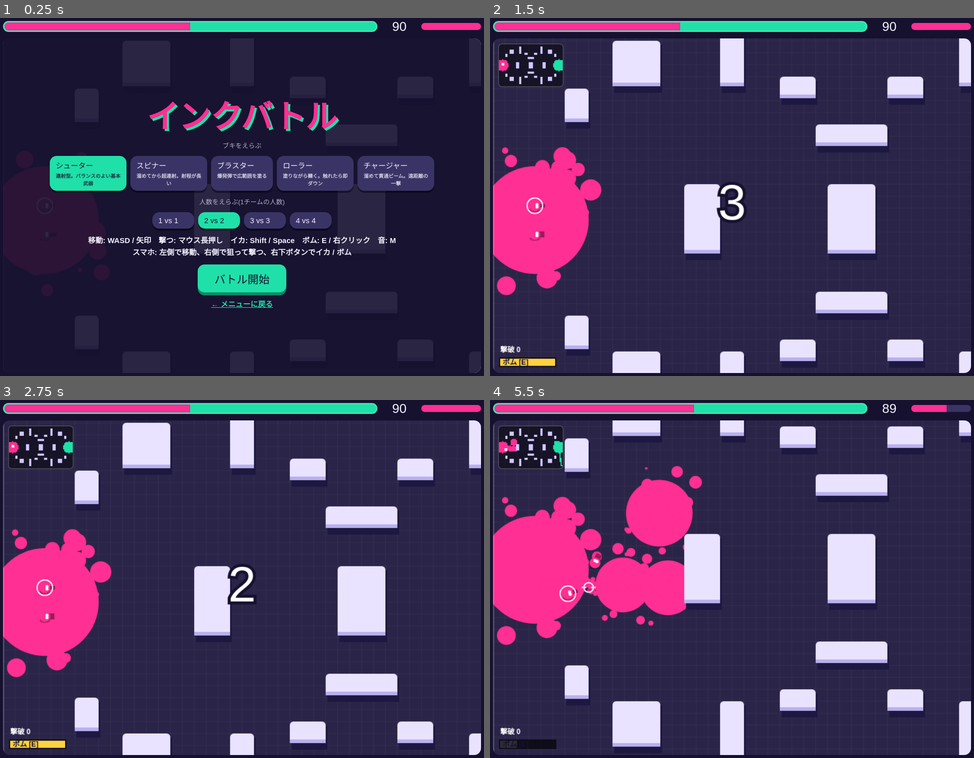
Above: before the commit, frames 1-4 (two rows, left to right).
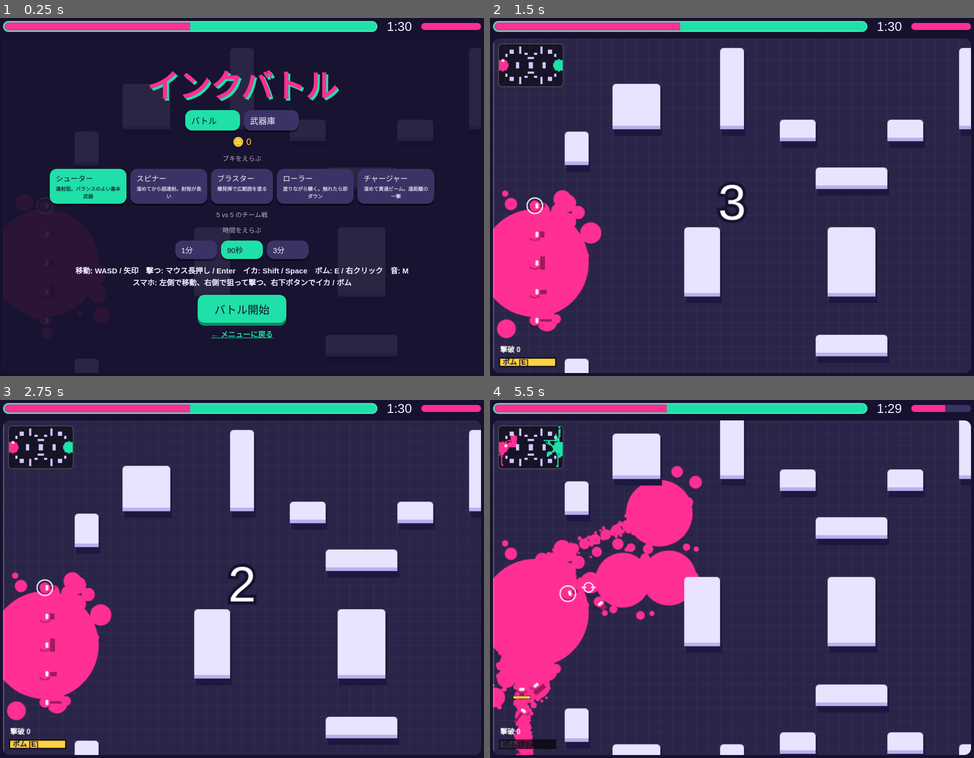
Above: after the commit, the same moments.

Repository: rinmausu0515-boop/game
Game: browser game, page ink-battle.html
The game is run twice, just before and just after one commit, with the same random seed, the same clock (stepped at 60 frames per second) and the same inputs.
Inputs (mouse positions are in pixels of both pictures, inside the frame that each line leads up to):
- Up to frame 1 (0.25 s): no input
- Up to frame 2 (1.5 s): click "バトル開始" at 0.27 s; hold Right from 1.03 s (still down); click (732, 239) at 1.07 s; tap Space at 1.1 s
- Up to frame 3 (2.75 s): release Right at 1.53 s; hold Down 1.58-1.85 s; tap Space at 1.6, 2.1, 2.6 s; click (145, 553) at 1.67 s; hold Left 1.9-2.47 s; click (338, 536) at 2.27 s; tap E at 2.52 s; hold Up from 2.52 s (still down)
- Up to frame 4 (5.5 s): release Up at 2.82 s; click (804, 654) at 2.87 s; hold Right 2.87-3.53 s; tap Space every 0.5 s from 3.1 to 5.1 s; click (611, 672) at 3.47 s; tap F at 3.52 s; hold Up 3.58-3.82 s; hold Left 3.87-4.3 s; click (732, 521) at 4.07 s; hold Down 4.35-4.68 s; tap Enter at 4.52 s; click (877, 604) at 4.67 s; hold Right 4.73-5.23 s; click "GO!" at 4.77 s; click (586, 586) at 5.27 s; hold Down from 5.28 s (still down)

The runs differ from the first frame. In frame 1, 17% of the frame differs, in the area x 10-100%, y 1-100%; in frame 2, 22%; in frame 3, 22%; in frame 4, 26%, in the area x 0-100%, y 1-100%.

Commit message:
Update ink-battle.html

Diff:
--- a/ink-battle.html
+++ b/ink-battle.html
@@ -36,6 +36,10 @@
 #bb{position:absolute;right:12px;bottom:98px;width:76px;height:76px;border-radius:50%;padding:0;font-size:15px;background:#ffd23f;box-shadow:0 5px 0 #a98a00;display:none}
 #ov td{padding:2px 10px}
 @media (pointer:coarse){#sq,#bb{display:block}}
+button:disabled{opacity:.45;cursor:not-allowed;box-shadow:none}
+.up{display:flex;gap:12px;align-items:center;justify-content:space-between;background:#2a2548;padding:10px 12px;border-radius:12px}
+.up div small{display:block;font:700 11px "Hiragino Sans","Yu Gothic",sans-serif;opacity:.8;margin-top:5px}
+.seg{display:flex;gap:3px;margin-top:6px}.seg i{width:20px;height:8px;background:#3a3466;border-radius:2px}.seg i.on{background:var(--b)}
 .hidden{display:none!important}
 </style>
 </head>
@@ -57,7 +61,7 @@
 <script>
 (()=>{
 const $=id=>document.getElementById(id);
-const T=20,W=60,H=40,VW=800,VH=560,WW=W*T,WH=H*T,TIME=90;
+const T=20,W=60,H=40,VW=800,VH=560,WW=W*T,WH=H*T;let TIME=90;
 const cv=$('c'),cx=cv.getContext('2d'),mmc=$('mm').getContext('2d'),ov=$('ov');
 const mk2=(w,h)=>{const c=document.createElement('canvas');c.width=w;c.height=h;return c};
 const layer=mk2(WW,WH),lx=layer.getContext('2d'),wallC=mk2(WW,WH),wx=wallC.getContext('2d');
@@ -72,10 +76,41 @@
 const WK=Object.keys(WP);
 const L=[[10,5,4,4],[10,31,4,4],[19,2,2,7],[19,31,2,7],[16,17,3,6],[6,9,2,3],[6,28,2,3],[24,8,3,2],[24,30,3,2]];
 const walls=[...L,...L.map(([x,y,w,h])=>[W-x-w,y,w,h]),[27,12,6,2],[27,26,6,2],[28,17,4,6]];
-let grid,bullets,beams,parts,bombs=[],bombReq=false,ents,player,time,phase='title',keys={},mouse={x:600,y:280,down:false,active:false},joy=null,aimTouch=null,squidBtn=false,scoreT=0,last=0,sel='shooter',mode=2,camx=0,camy=0,shake=0,shx=0,shy=0,cnt=0,ac,muted=false;
+let grid,bullets,beams,parts,bombs=[],bombReq=false,ents,player,time,phase='title',keys={},mouse={x:600,y:280,down:false,active:false},joy=null,aimTouch=null,squidBtn=false,scoreT=0,last=0,sel='shooter',mode=5,camx=0,camy=0,shake=0,shx=0,shy=0,cnt=0,banner=0,ac,mg,muted=false;
 
 function beep(f,d=.08,t='square',v=.05){if(!ac||muted)return;try{const o=ac.createOscillator(),g=ac.createGain();o.type …(207 unchanged characters)…
 
+let save={coins:0,up:{rng:0,ink:0,def:0}},tab='battle';
+try{const s=JSON.parse(localStorage.getItem('inkbattle-save'));if(s&&s.up)save={coins:s.coins|0,up:{rng:Math.min(10,s.up.rng|0),ink:Math.min(10,s.up.ink|0),def:Math.min(10,s.up.def|0)}}}catch(e){}
+const persist=()=>{try{localStorage.setItem('inkbattle-save',JSON.stringify(save))}catch(e){}};
+const rM=e=>e===player?1+save.up.rng*.06:1;
+const UPS=[['rng','射程','弾・ビーム・ボムが届く距離がのびる',6],['ink','インク容量','インクの最大量がふえる',8],['def','防御力','受けるダメージがへる',4]];
+const tabsHTML=()=>`<div class="row">${[['battle','バトル'],['armory','武器庫']].map(([k,n])=>`<button class="opt${tab===k?' sel':''}" data-tab="${k}" style="min-width:110px;font-size:17px">${n}</button>`).join('')}</div><div style="color:#ffd23f;font-size:18px">🪙 ${save.coins}</div>`;
+const armoryHTML=()=>`<h1>武器庫</h1>${tabsHTML()}<div style="display:flex;flex-direction:column;gap:10px;width:min(440px,100%)">${UPS.map(([k,n,d,p])=>{const lv=save.up[k],max=lv>=10,can=!max&&save.coins>=100,sg=k==='def'?'-':'+';return `<div class="up"><div style="text-align:left"><b>${n}</b> <span style="opacity:.7">Lv ${lv}/10</span><div class="seg">${Array.from({length:10},(_,i)=>`<i class="${i<lv?'on':''}"></i>`).join('')}</div><small>${d}（${sg}${lv*p}%${max?'':' → '+sg+(lv+1)*p+'%'}）</small></div><button class="opt" data-u="${k}"${can?'':' disabled'}>${max?'MAX':'強化<small>🪙 100</small>'}</button></div>`}).join('')}</div><p>強化は、バトルで使う自分のキャラにだけ効きます。<br>コインは試合のあとにもらえます（勝利 20 / 敗北・ひきわけ 10 + 撃破数 ×2）</p>`;
+const fmt=s=>s>=60?Math.floor(s/60)+':'+String(s%60).padStart(2,'0'):s;
+const BR=[45,41,36,43],CH=[[57,60,64],[53,57,60],[48,52,55],[55,59,62]],LP=[0,1,2,1,0,2,1,2],mf=n=>440*2**((n-69)/12);
+let mus=0,mstep=0,mnext=0,nbuf;
+function mnote(f,t,d,ty,v){const o=ac.createOscillator(),g=ac.createGain();o.type=ty;o.frequency.value=f;g.gain.setValueAtTime(v,t);g.gain.exponentialRampToValueAtTime(.001,t+d);o.connect(g);g.connect(mg);o.start(t);o.stop(t+d+.02)}
+function mdrum(t,k){
+  const g=ac.createGain();g.connect(mg);
+  if(k){const o=ac.createOscillator();o.frequency.setValueAtTime(150,t);o.frequency.exponentialRampToValueAtTime(40,t+.12);g.gain.setValueAtTime(.09,t);g.gain.exponentialRampToValueAtTime(.001,t+.15);o.connect(g);o.start(t);o.stop(t+.16)}
+  else{const s=ac.createBufferSource();s.buffer=nbuf;g.gain.setValueAtTime(.025,t);g.gain.exponentialRampToValueAtTime(.001,t+.04);s.connect(g);s.start(t);s.stop(t+.05)}
+}
+function msched(){
+  while(mnext<ac.currentTime+.2){
+    const s=mstep%64,bar=s>>4,i=s&15,c=CH[bar],t=mnext;
+    if(i%4===0)mdrum(t,1);
+    if(i%2===1)mdrum(t,0);
+    if(i%2===0){mnote(mf(BR[bar]+(i%8===6?12:0)),t,.16,'sawtooth',.045);mnote(mf(c[LP[i>>1]]+12+(bar===3&&i>=8?12:0)),t,.14,'square',.02)}
+    mnext+=(phase==='play'&&time<15)?.085:.1;mstep++;
+  }
+}
+function startMusic(){
+  if(mus)return;
+  if(!nbuf){nbuf=ac.createBuffer(1,2205,44100);const d=nbuf.getChannelData(0);for(let k=0;k<d.length;k++)d[k]=Math.random()*2-1}
+  mstep=0;mnext=ac.currentTime+.1;mus=setInterval(msched,40);
+}
+function stopMusic(){clearInterval(mus);mus=0}
 function paint(x,y,r,team){
   const gx=x/T,gy=y/T;
   for(let j=Math.max(0,Math.floor(gy-r));j<=Math.min(H-1,Math.ceil(gy+r));j++)
@@ -88,11 +123,13 @@
 }
 const cell=(x,y)=>{const i=Math.floor(x/T),j=Math.floor(y/T);return(i<0||j<0||i>=W||j>=H)?3:grid[j*W+i]};
 const solid=(x,y)=>cell(x,y)===3;
-function ray(x,y,a){for(let d=0;d<520;d+=6)if(solid(x+Math.cos(a)*d,y+Math.sin(a)*d))return d;return 520}
+const hid=e=>false;
+const sd=(ax,ay,bx,by,px,py)=>{const dx=bx-ax,dy=by-ay,l=dx*dx+dy*dy||1,t=Math.max(0,Math.min(1,((px-ax)*dx+(py-ay)*dy)/l));return Math.hypot(ax+dx*t-px,ay+dy*t-py)};
+function ray(x,y,a,m=520){for(let d=0;d<m;d+=6)if(solid(x+Math.cos(a)*d,y+Math.sin(a)*d))return d;return m}
 
 function mkE(team,i,n,isBot,w){
   const x=(team===1?3.5:W-3.5)*T,y=(H/2+(i-(n-1)/2)*2.4)*T;
-  return{team,x,y,sx:x,sy:y,r:9,kills:0,deaths:0,bcd:0,hp:100,ink:100,squid:false,dead:0,cd:0,ch:0,w,ang:team===1?0:Math.PI,isBot,tx:x,ty:y,think:0,refill:false,mx:0,my:0,held:false};
+  return{team,x,y,sx:x,sy:y,r:9,kills:0,deaths:0,bcd:0,rg:0,fl:0,inv:0,hp:100,mi:100,ink:100,squid:false,dead:0,cd:0,ch:0,w,ang:team===1?0:Math.PI,isBot,tx:x,ty:y,think:0,refill:false,mx:0,my:0,held:false};
 }
 function reset(){
   grid=new Uint8Array(W*H);bullets=[];beams=[];parts=[];bombs=[];
@@ -106,9 +143,9 @@
   for(let t=1;t<=2;t++)for(let i=0;i<mode;i++){
     const me=t===1&&i===0;
     const e=mkE(t,i,mode,!me,me?sel:WK[Math.floor(Math.random()*WK.length)]);
-    if(me)player=e;ents.push(e);
-  }
-  time=TIME;scoreT=0;shake=0;parts=[];
+    if(me){player=e;e.mi=Math.round(100*(1+save.up.ink*.08));e.ink=e.mi}ents.push(e);
+  }
+  time=TIME;$('time').textContent=fmt(TIME);scoreT=0;shake=0;parts=[];
   camx=Math.max(0,Math.min(WW-VW,player.x-VW/2));camy=Math.max(0,Math.min(WH-VH,player.y-VH/2));
   score();
 }
@@ -118,34 +155,34 @@
   const t=Math.sign(dy),ny=e.y+dy;
   if(!solid(e.x,ny+t*r)&&!solid(e.x-r*.8,ny+t*r)&&!solid(e.x+r*.8,ny+t*r))e.y=ny;
 }
-function hurt(e,dmg,team,src){e.hp-=dmg;if(e===player)shake=Math.max(shake,5);if(e.hp<=0)kill(e,team,src);else if(e===player)beep(200,.08,'sawtooth',.04)}
-function kill(e,by,src){if(src)src.kills++;e.deaths++;
+function hurt(e,dmg,team,src){if(e.inv>0)return;e.hp-=dmg*(e===player?1-save.up.def*.04:1);e.rg=2.2;e.fl=.1;if(src===player)beep(e.hp<=0?1200:900,.05,'square',.03);if(e===player)shake=Math.max(shake,5);if(e.hp<=0)kill(e,team,src);else if(e===player)beep(200,.08,'sawtooth',.04)}
+function kill(e,by,src){if(src)src.kills++;if(src===player)banner=1.6;e.deaths++;
   e.dead=2.5;e.hp=100;e.ch=0;paint(e.x,e.y,2.6,by);
   for(let k=0;k<16;k++){const a=Math.random()*6.28,s=60+Math.random()*170;parts.push({x:e.x,y:e.y,vx:Math.cos(a)*s,vy:Math.sin(a)*s,l:.5,c:COL[e.team]})}
   beep(e===player?110:260,.2,'triangle',.05);if(e===player)shake=10;
 }
 function explode(b,R=52,P=2.8,K=1.4,B=100){
   paint(b.x,b.y,P,b.team);shake=Math.max(shake,3);beep(90,.2,'sawtooth',.05);
-  ents.forEach(o=>{if(o.team!==b.team&&!o.dead&&!o.squid){const d=Math.hypot(o.x-b.x,o.y-b.y);if(d<R)hurt(o,Math.round(B-d*K),b.team,b.src)}});
+  ents.forEach(o=>{if(o.team!==b.team&&!o.dead&&!hid(o)){const d=Math.hypot(o.x-b.x,o.y-b.y);if(d<R)hurt(o,Math.round(B-d*K),b.team,b.src)}});
   for(let k=0;k<10;k++){const a=Math.random()*6.28,s=50+Math.random()*130;parts.push({x:b.x,y:b.y,vx:Math.cos(a)*s,vy:Math.sin(a)*s,l:.4,c:COL[b.team]})}
 }
 function beam(e){
-  const c=e.ch,L2=ray(e.x,e.y,e.ang),co=Math.cos(e.ang),si=Math.sin(e.ang);
+  const c=e.ch,L2=ray(e.x,e.y,e.ang,520*rM(e)),co=Math.cos(e.ang),si=Math.sin(e.ang);
   for(let d=14;d<L2;d+=14)paint(e.x+co*d,e.y+si*d,.7+.5*c,e.team);
   paint(e.x+co*L2,e.y+si*L2,1.2+c,e.team);
-  ents.forEach(o=>{if(o.team===e.team||o.dead||o.squid)return;const dx=o.x-e.x,dy=o.y-e.y,t=dx*co+dy*si,p=Math.abs(-dx*si+dy*co);if(t>0&&t<L2&&p<o.r+4)hurt(o,35+95*c,e.team,e)});
+  ents.forEach(o=>{if(o.team===e.team||o.dead||hid(o))return;const dx=o.x-e.x,dy=o.y-e.y,t=dx*co+dy*si,p=Math.abs(-dx*si+dy*co);if(t>0&&t<L2&&p<o.r+4)hurt(o,35+95*c,e.team,e)});
   beams.push({x:e.x,y:e.y,a:e.ang,L:L2,t:.15,c:COL[e.team]});
   if(e===player){beep(700,.12,'sawtooth',.05);shake=Math.max(shake,2)}
 }
 function roll(e){
   if(e.cd>0||e.ink<1)return;e.cd=.05;e.ink-=.6;
-  const x=e.x+Math.cos(e.ang)*17,y=e.y+Math.sin(e.ang)*17;if(solid(x,y))return;
+  const rr=17*rM(e),x=e.x+Math.cos(e.ang)*rr,y=e.y+Math.sin(e.ang)*rr;if(solid(x,y))return;
   paint(x,y,1.4,e.team);
-  ents.forEach(o=>{if(o.team!==e.team&&!o.dead&&!o.squid&&Math.hypot(o.x-x,o.y-y)<o.r+14)hurt(o,60,e.team,e)});
+  ents.forEach(o=>{if(o.team!==e.team&&!o.dead&&!hid(o)&&Math.hypot(o.x-x,o.y-y)<o.r+14)hurt(o,60,e.team,e)});
 }
 function throwBomb(e,d){
   if(e.bcd>0||e.ink<50||e.squid)return;
-  e.bcd=4;e.ink-=50;d=Math.max(50,Math.min(220,d));d=Math.max(20,Math.min(d,ray(e.x,e.y,e.ang)-10));
+  e.bcd=4;e.ink-=50;d=Math.max(50,Math.min(220*rM(e),d));d=Math.max(20,Math.min(d,ray(e.x,e.y,e.ang)-10));
   bombs.push({sx:e.x,sy:e.y,x:e.x,y:e.y,ex:e.x+Math.cos(e.ang)*d,ey:e.y+Math.sin(e.ang)*d,t:0,team:e.team,src:e});
   beep(300,.1,'triangle',.04);
 }
@@ -162,7 +199,7 @@
   if(e.cd>0||e.ink<w.cost)return;
   e.cd=w.cd;e.ink-=w.cost;
   const a=e.ang+(Math.random()-.5)*w.sp,s=w.spd*(.94+Math.random()*.12);
-  bullets.push({x:e.x+Math.cos(e.ang)*10,y:e.y+Math.sin(e.ang)*10,vx:Math.cos(a)*s,vy:Math.sin(a)*s,team:e.team,src:e,life:w.life,t:0,tr:w.tr,pr:w.pr,dmg:w.dmg,boom:w.boom});
+  bullets.push({x:e.x+Math.cos(e.ang)*10,y:e.y+Math.sin(e.ang)*10,vx:Math.cos(a)*s,vy:Math.sin(a)*s,team:e.team,src:e,life:w.life*rM(e),t:0,tr:w.tr,pr:w.pr,dmg:w.dmg,boom:w.boom});
   if(e===player)beep(k==='blaster'?110:480+Math.random()*60,.04,'square',.025);
 }
 function control(e,dt){
@@ -174,13 +211,14 @@
     e.squid=!!(keys.ShiftLeft||keys.ShiftRight||keys.Space||squidBtn);
     if(aimTouch){e.ang=Math.atan2(aimTouch.y+camy-e.y,aimTouch.x+camx-e.x);held=true}
     else if(mouse.active){e.ang=Math.atan2(mouse.y+camy-e.y,mouse.x+camx-e.x);held=mouse.down}
+    if(keys.Enter||keys.NumpadEnter)held=true;
     const l=Math.hypot(mx,my);if(l>1){mx/=l;my/=l}
   }else{botAI(e,dt);mx=e.mx;my=e.my;held=e.held}
   trigger(e,held,dt);
   if(!e.isBot&&bombReq){bombReq=false;let d=160;if(mouse.active&&!aimTouch&&!joy)d=Math.hypot(mouse.x+camx-e.x,mouse.y+camy-e.y);throwBomb(e,d)}
   const u=cell(e.x,e.y);let sp=WP[e.w].mv;
-  if(e.squid){sp=u===e.team?230:60;if(u===e.team)e.ink=Math.min(100,e.ink+45*dt)}
-  else{if(u&&u!==3&&u!==e.team)sp*=.52;e.ink=Math.min(100,e.ink+4*dt);if(e.ch>0)sp*=e.w==='charger'?.5:.65}
+  if(e.squid){sp=u===e.team?230:60;if(u===e.team)e.ink=Math.min(e.mi,e.ink+45*dt)}
+  else{if(u&&u!==3&&u!==e.team)sp*=.52;e.ink=Math.min(e.mi,e.ink+4*dt);if(e.ch>0)sp*=e.w==='charger'?.5:.65}
   if(mx||my){move(e,mx*sp*dt,my*sp*dt);if(!e.isBot&&!aimTouch&&!mouse.active)e.ang=Math.atan2(my,mx)}
 }
 function botAI(e,dt){
@@ -200,7 +238,7 @@
   const dx=e.tx-e.x,dy=e.ty-e.y,d=Math.hypot(dx,dy)||1;
   e.mx=d>12?dx/d:0;e.my=d>12?dy/d:0;e.squid=e.refill;e.held=false;
   if(e.refill)return;
-  if(foe&&fd<w.rng+(e.w==='roller'?120:0)&&!foe.squid){
+  if(foe&&fd<w.rng+(e.w==='roller'?120:0)&&!hid(foe)){
     e.ang=Math.atan2(foe.y-e.y,foe.x-e.x);
     if(e.w==='roller'){e.mx=Math.cos(e.ang);e.my=Math.sin(e.ang)}
     e.held=e.w==='charger'?e.ch<.95:true;
@@ -208,17 +246,17 @@
   }else{e.ang=Math.atan2(dy,dx);e.held=e.w!=='charger'&&d>20}
 }
 function update(dt){
-  time-=dt;if(time<=0){end();return}
+  banner-=dt;time-=dt;if(time<=0){end();return}
   ents.forEach(e=>{
-    if(e.dead>0){e.dead-=dt;if(e.dead<=0){e.x=e.sx;e.y=e.sy;e.ink=100;e.squid=false}return}
-    e.cd-=dt;e.bcd-=dt;control(e,dt);if(e.hp<100)e.hp=Math.min(100,e.hp+10*dt);
+    if(e.dead>0){e.dead-=dt;if(e.dead<=0){e.dead=0;e.x=e.sx;e.y=e.sy;e.ink=e.mi;e.squid=false;e.inv=1.5}return}
+    e.cd-=dt;e.bcd-=dt;e.fl-=dt;e.inv-=dt;e.rg-=dt;control(e,dt);if(e.hp<100&&e.rg<=0)e.hp=Math.min(100,e.hp+14*dt);
   });
   for(let i=bullets.length-1;i>=0;i--){
-    const b=bullets[i];b.x+=b.vx*dt;b.y+=b.vy*dt;b.life-=dt;b.t-=dt;
+    const b=bullets[i],px=b.x,py=b.y;b.x+=b.vx*dt;b.y+=b.vy*dt;b.life-=dt;b.t-=dt;
     if(b.t<=0){paint(b.x,b.y,b.tr,b.team);b.t=.05}
     let hit=null;
-    for(const e of ents)if(e.team!==b.team&&!e.dead&&!e.squid&&Math.hypot(e.x-b.x,e.y-b.y)<e.r+3){hit=e;break}
-    if(hit||b.life<=0||solid(b.x,b.y)){
+    for(const e of ents)if(e.team!==b.team&&!e.dead&&!hid(e)&&sd(px,py,b.x,b.y,e.x,e.y)<e.r+4){hit=e;break}
+    if(hit||b.life<=0||solid(b.x,b.y)||solid((b.x+px)/2,(b.y+py)/2)){
       if(b.boom)explode(b);else{paint(b.x-b.vx*dt,b.y-b.vy*dt,hit?.8:b.pr,b.team);if(hit)hurt(hit,b.dmg,b.team,b.src)}
       bullets.splice(i,1);
     }
@@ -227,9 +265,9 @@
   for(let i=beams.length-1;i>=0;i--){beams[i].t-=dt;if(beams[i].t<=0)beams.splice(i,1)}
   for(let i=parts.length-1;i>=0;i--){const p=parts[i];p.x+=p.vx*dt;p.y+=p.vy*dt;p.l-=dt;if(p.l<=0)parts.splice(i,1)}
   scoreT-=dt;if(scoreT<=0){scoreT=.3;score()}
-  $('time').textContent=Math.ceil(time);
-  $('inkbar').style.width=player.ink+'%';
-  $('inkbar').style.background=player.ink<20?'#ffd23f':'#ff2f93';
+  $('time').textContent=fmt(Math.ceil(time));
+  $('inkbar').style.width=player.ink/player.mi*100+'%';
+  $('inkbar').style.background=player.ink<player.mi*.2?'#ffd23f':'#ff2f93';
 }
 function score(){
   let a=0,b=0;
@@ -252,20 +290,21 @@
   cx.drawImage(layer,0,0);
   ents.forEach(e=>{
     if(e.dead>0)return;
-    const own=cell(e.x,e.y)===e.team;
+    const own=cell(e.x,e.y)===e.team;cx.globalAlpha=e.inv>0?.5:1;
     if(e.squid){cx.globalAlpha=own?.35:1;cx.fillStyle=COL[e.team];cx.beginPath();cx.ellipse(e.x,e.y,9,6,e.ang,0,7);cx.fill();cx.globalAlpha=1}
     else{
-      if(e.w==='charger'&&e.ch>0){const l=ray(e.x,e.y,e.ang);cx.strokeStyle=COL[e.team];cx.globalAlpha=.2+.6*e.ch;cx.lineWidth=1+3*e.ch;cx.beginPath();cx.moveTo(e.x,e.y);cx.lineTo(e.x+Math.cos(e.ang)*l,e.y+Math.sin(e.ang)*l);cx.stroke();cx.globalAlpha=1}
+      if(e.w==='charger'&&e.ch>0){const l=ray(e.x,e.y,e.ang,520*rM(e));cx.strokeStyle=COL[e.team];cx.globalAlpha=.2+.6*e.ch;cx.lineWidth=1+3*e.ch;cx.beginPath();cx.moveTo(e.x,e.y);cx.lineTo(e.x+Math.cos(e.ang)*l,e.y+Math.sin(e.ang)*l);cx.stroke();cx.globalAlpha=1}
       cx.fillStyle='#0004';cx.beginPath();cx.ellipse(e.x,e.y+7,9,4,0,0,7);cx.fill();
       cx.save();cx.translate(e.x,e.y);cx.rotate(e.ang);cx.fillStyle=DARK[e.team];
       if(e.w==='roller')cx.fillRect(9,-11,8,22);else if(e.w==='charger')cx.fillRect(4,-2,24,4);else if(e.w==='blaster')cx.fillRect(4,-5,12,10);else cx.fillRect(4,-3,e.w==='spinner'?16:13,e.w==='spinner'?7:6);
       cx.restore();
-      cx.fillStyle=COL[e.team];cx.beginPath();cx.arc(e.x,e.y,e.r,0,7);cx.fill();
+      cx.fillStyle=e.fl>0?'#fff':COL[e.team];cx.beginPath();cx.arc(e.x,e.y,e.r,0,7);cx.fill();
       cx.fillStyle='#fff';cx.beginPath();cx.arc(e.x+Math.cos(e.ang-.5)*4,e.y+Math.sin(e.ang-.5)*4,2.6,0,7);cx.arc(e.x+Math.cos(e.ang+.5)*4,e.y+Math.sin(e.ang+.5)*4,2.6,0,7);cx.fill();
     }
     if(e===player){cx.strokeStyle='#fff';cx.lineWidth=2;cx.beginPath();cx.arc(e.x,e.y,e.r+4,0,7);cx.stroke()}
     if(e.hp<100){cx.fillStyle='#0008';cx.fillRect(e.x-12,e.y-17,24,4);cx.fillStyle='#fff';cx.fillRect(e.x-12,e.y-17,24*e.hp/100,4)}
     if(e.ch>0&&(e.w==='charger'||e.w==='spinner')){cx.fillStyle='#000a';cx.fillRect(e.x-15,e.y+14,30,6);cx.fillStyle=e.ch>=1?'#ffd23f':COL[e.team];cx.fillRect(e.x-14,e.y+15,28*e.ch,4)}
+    cx.globalAlpha=1;
   });
   beams.forEach(b=>{cx.globalAlpha=b.t/.15;cx.strokeStyle='#fff';cx.lineWidth=7;cx.beginPath();cx.moveTo(b.x,b.y);cx.lineTo(b.x+Math.cos(b.a)*b.L,b.y+Math.sin(b.a)*b.L);cx.stroke();cx.strokeStyle=b.c;cx.lineWidth=4;cx.stroke();cx.globalAlpha=1});
   bombs.forEach(b=>{const p=Math.min(1,b.t/.5),h=p<1?Math.sin(Math.PI*p)*26:0;
@@ -278,6 +317,7 @@
   cx.strokeStyle='#fff3';cx.lineWidth=4;cx.strokeRect(0,0,WW,WH);
   cx.restore();
   if(phase==='play'||phase==='count'){
+    if(banner>0){const k=Math.min(1,(1.6-banner)*8+.4);cx.save();cx.globalAlpha=Math.min(1,banner*2);cx.translate(VW/2,452);cx.scale(.7+.3*k,.7+.3*k);cx.font='40px "Dela Gothic One",sans-serif';cx.textAlign='center';cx.textBaseline='middle';cx.lineWidth=8;cx.strokeStyle='#16112e';cx.strokeText('敵を倒した！',0,0);cx.fillStyle='#ffd23f';cx.fillText('敵を倒した！',0,0);cx.restore()}
     if(player.ch>0&&(player.w==='charger'||player.w==='spinner')){cx.fillStyle='#000a';cx.fillRect(298,514,204,18);cx.f …(226 unchanged characters)…
     const rdy=player.bcd<=0&&player.ink>=50;
     cx.fillStyle='#000a';cx.fillRect(10,534,96,16);cx.fillStyle=rdy?'#ffd23f':'#8884';cx.fillRect(12,536,92*(1-Math.max(0,player.bcd)/4),12);
@@ -301,25 +341,31 @@
   requestAnimationFrame(loop);
 }
 function menu(){
-  phase='title';reset();$('mm').classList.add('hidden');$('sq').classList.add('hidden');$('bb').classList.add('hidden');ov.classList.remove('hidden');
-  ov.innerHTML=`<h1>インクバトル</h1>
+  phase='title';stopMusic();reset();$('mm').classList.add('hidden');$('sq').classList.add('hidden');$('bb').classList.add('hidden');ov.classList.remove('hidden');tab='battle';renderMenu();}
+function renderMenu(){
+  if(tab==='armory'){ov.innerHTML=armoryHTML();return}
+  ov.innerHTML=`<h1>インクバトル</h1>${tabsHTML()}
 <div class="lb">ブキをえらぶ</div>
 <div class="row">${WK.map(k=>`<button class="opt${k===sel?' sel':''}" data-w="${k}">${WP[k].n}<small>${WP[k].d}</small></button>`).join('')}</div>
-<div class="lb">人数をえらぶ(1チームの人数)</div>
-<div class="row">${[1,2,3,4].map(n=>`<button class="opt${n===mode?' sel':''}" data-m="${n}">${n} vs ${n}</button>`).join('')}</div>
-<p>移動: WASD / 矢印　撃つ: マウス長押し　イカ: Shift / Space　ボム: E / 右クリック　音: M<br>スマホ: 左側で移動、右側で狙って撃つ、右下ボタンでイカ / ボム</p>
+<div class="lb">5 vs 5 のチーム戦</div>
+
+<div class="lb">時間をえらぶ</div>
+<div class="row">${[[60,'1分'],[90,'90秒'],[180,'3分']].map(([s,n])=>`<button class="opt${s===TIME?' sel':''}" data-t="${s}">${n}</button>`).join('')}</div>
+<p>移動: WASD / 矢印　撃つ: マウス長押し / Enter　イカ: Shift / Space　ボム: E / 右クリック　音: M<br>スマホ: 左側で移動、右側で狙って撃つ、右下ボタンでイカ / ボム</p>
 <button id="go">バトル開始</button>
 <p><a href="./" style="color:#1fe0a8">← メニューに戻る</a></p>`;
 }
 function start(){
-  ac=ac||new(window.AudioContext||window.webkitAudioContext)();
+  if(!ac){ac=new(window.AudioContext||window.webkitAudioContext)();mg=ac.createGain();mg.gain.value=muted?0:1;mg.connect(ac.destination)}
+  startMusic();
   reset();phase='count';cnt=3.99;ov.classList.add('hidden');$('mm').classList.remove('hidden');
   if(matchMedia('(pointer:coarse)').matches){$('sq').classList.remove('hidden');$('bb').classList.remove('hidden')}
 }
 function end(){
-  phase='over';const[a,b]=score(),tot=a+b||1;
-  const win=a>b,sb=[...ents].sort((x,y)=>y.kills-x.kills …(222 unchanged characters)…
-  ov.innerHTML=`<h1>${a===b?'ひきわけ':win?'勝ち!':'負け…'}</h1><p style="font-size:20px"><span style="color:#ff2f93">ピンク ${(a/tot*100).toFixed(1)}%</span>　<span style="color:#1fe0a8">グリーン ${(b/tot*100).toFixed(1)}%</span></p><p style="font-size:18px">あなたが倒した敵: <b style="color:#ffd23f;font-size:30px">${player.kills}</b> 人</p><table style="border-collapse:collapse;font-family:'Hiragino Sans','Yu Gothic',sans-serif;font-weight:700;font-size:13px"><tr style="opacity:.6"><td>プレイヤー</td><td>ブキ</td><td>撃破</td><td>被撃破</td></tr>${sb}</table><div class="row"><button id="go">もう一度</button><button id="menu" style="background:#3a3466;color:#f4f0ff;box-shadow:0 6px 0 #0007">メニューへ</button></div>`;
+  phase='over';stopMusic();const[a,b]=score(),tot=a+b||1;
+  const win=a>b,gain=(win?20:10)+player.kills*2,sb=[...ents].sort((x,y)=>y.kills-x.kills …(222 unchanged characters)…
+  save.coins+=gain;persist();
+  ov.innerHTML=`<h1>${a===b?'ひきわけ':win?'勝ち!':'負け…'}</h1><p style="font-size:20px"><span style="color:#ff2f93">ピンク ${(a/tot*100).toFixed(1)}%</span>　<span style="color:#1fe0a8">グリーン ${(b/tot*100).toFixed(1)}%</span></p><p style="font-size:18px">あなたが倒した敵: <b style="color:#ffd23f;font-size:30px">${player.kills}</b> 人</p><p style="font-size:16px;color:#ffd23f">🪙 +${gain}（${win?'勝利 20 + ':a===b?'ひきわけ 10 + ':'敗北 10 + '}撃破 ${player.kills}×2）　所持 ${save.coins}</p><table style="border-collapse:collapse;font-family:'Hiragino Sans','Yu Gothic',sans-serif;font-weight:700;font-size:13px"><tr style="opacity:.6"><td>プレイヤー</td><td>ブキ</td><td>撃破</td><td>被撃破</td></tr>${sb}</table><div class="row"><button id="go">もう一度</button><button id="menu" style="background:#3a3466;color:#f4f0ff;box-shadow:0 6px 0 #0007">メニューへ</button></div>`;
   ov.classList.remove('hidden');$('sq').classList.add('hidden');$('bb').classList.add('hidden');
   beep(win?880:200,.5,'triangle',.06);
 }
@@ -327,11 +373,13 @@
   const b=e.target.closest('button');if(!b)return;
   if(b.id==='go')return start();
   if(b.id==='menu')return menu();
-  if(b.dataset.w)sel=b.dataset.w;if(b.dataset.m)mode=+b.dataset.m;
-  ov.querySelectorAll('.opt').forEach(o=>o.classList.toggle('sel',o.dataset.w?o.dataset.w===sel:+o.dataset.m===mode));
+  if(b.dataset.tab){tab=b.dataset.tab;return renderMenu()}
+  if(b.dataset.u){const k=b.dataset.u;if(save.up[k]<10&&save.coins>=100){save.coins-=100;save.up[k]++;persist();beep(880,.12,'triangle',.05)}return renderMenu()}
+  if(b.dataset.w)sel=b.dataset.w;if(b.dataset.m)mode=+b.dataset.m;if(b.dataset.t){TIME=+b.dataset.t;time=TIME;$('time').textContent=fmt(TIME)}
+  ov.querySelectorAll('.opt').forEach(o=>o.classList.toggle('sel',o.dataset.w?o.dataset.w===sel:o.dataset.t?+o.dataset.t===TIME:+o.dataset.m===mode));
 });
 const pos=ev=>{const r=cv.getBoundingClientRect();return{x:(ev.clientX-r.left)*VW/r.width,y:(ev.clientY-r.top)*VH/r.height}};
-addEventListener('keydown',e=>{keys[e.code]=true;if(e.code==='KeyM')muted=!muted;if((e.code==='KeyE'||e.code==='KeyF')&&!e.repeat)bombReq=true;if(['Space','ArrowUp','ArrowDown','ArrowLeft','ArrowRight'].includes(e.code))e.preventDefault()});
+addEventListener('keydown',e=>{keys[e.code]=true;if(e.code==='KeyM'){muted=!muted;if(mg)mg.gain.value=muted?0:1}if((e.code==='KeyE'||e.code==='KeyF')&&!e.repeat)bombReq=true;if(['Space','ArrowUp','ArrowDown','ArrowLeft','ArrowRight'].includes(e.code)||(e.code.endsWith('Enter')&&(phase==='play'||phase==='count')))e.preventDefault()});
 addEventListener('keyup',e=>keys[e.code]=false);
 addEventListener('blur',()=>keys={});
 cv.addEventListener('contextmenu',e=>e.preventDefault());
